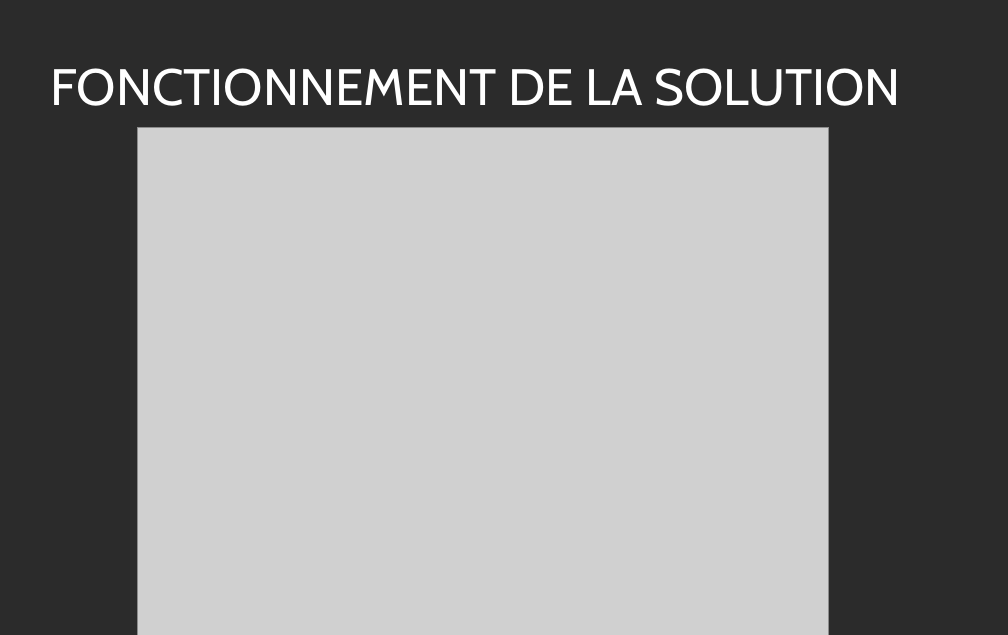
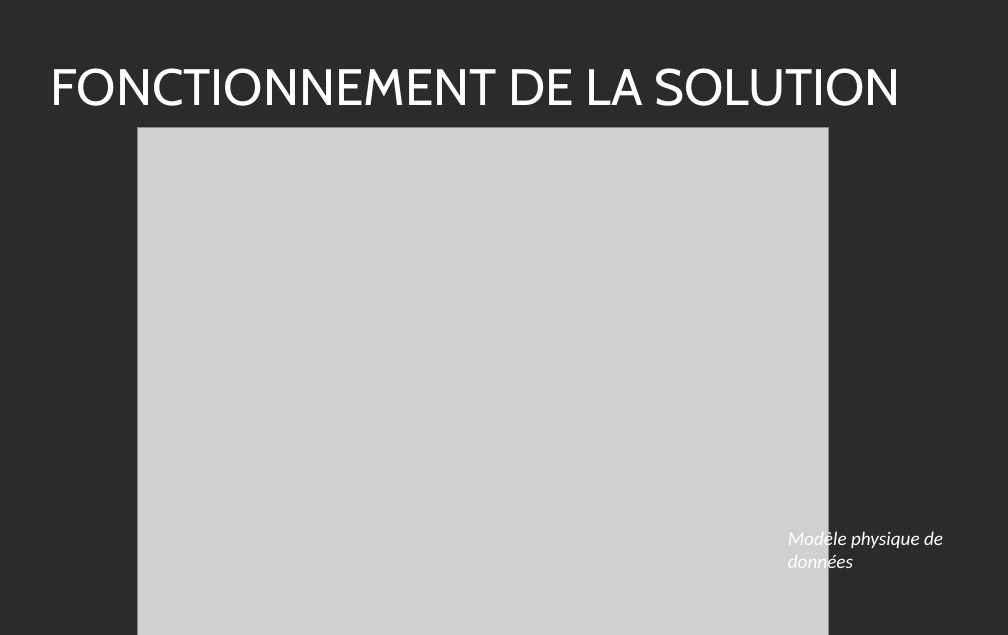
Before and after one commit to Makkrrssou/Concevez-la-solution-technique-d-un-syst-me-de-gestion-de-pizzeria, a slide deck: slide 15 of solution_technique_presentation.odp (slide 14 before the commit). Drawn at 1008x635 pixels with LibreOffice and Linux fonts; fonts in the diff are those of the drawing; grey boxes stand for pictures; background and template pictures are left out; a plain dark background stands for a picture behind light text. Boxes give left, top, right and bottom in pixels: in the first picture for what was removed or moved away, otherwise in the second. Text is boxed around its words. In the diff, an @@ line names an element or a change of style, - is before the commit and + after.

```diff
--- a/solution_technique_presentation.odp
+++ b/solution_technique_presentation.odp
@@ text added at box(788, 529, 943, 574), 18 pt, text #FFFFFF, italic @@
+Modèle physique de données
```
Also in this commit, not shown: 3 other slides changed, 5 slides added, 1 slide removed, 6 other files.
